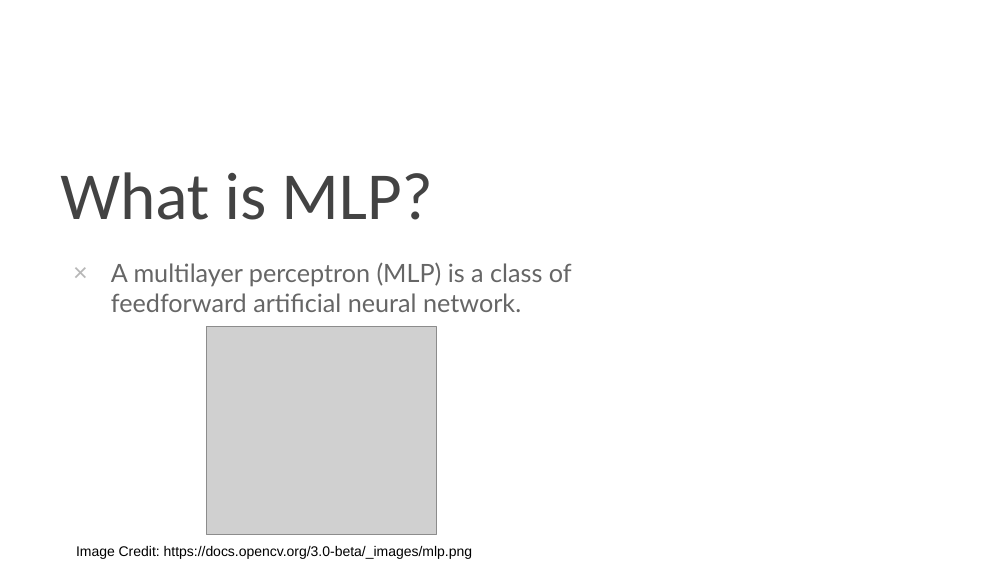
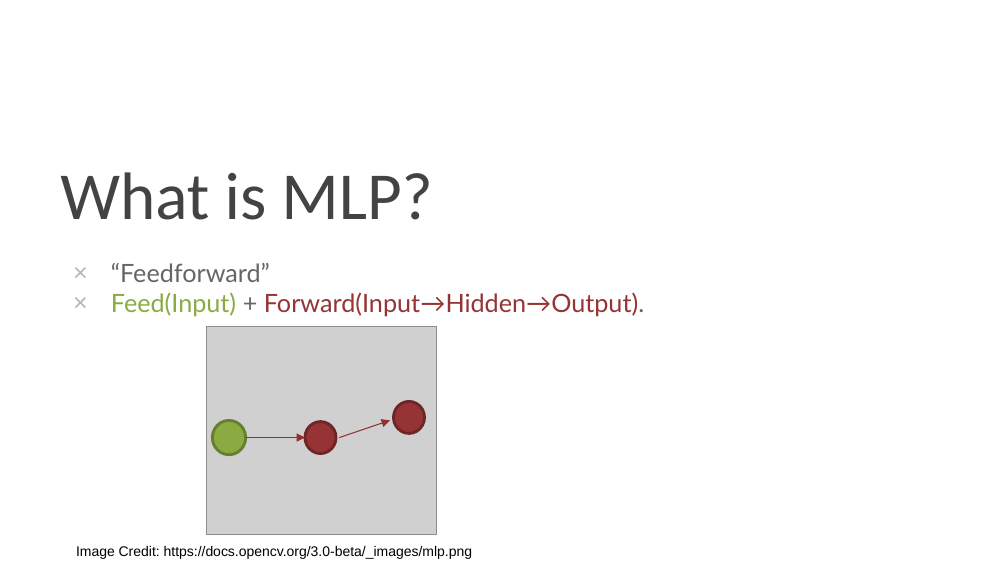
Before and after one commit to Errrneist/Multi-Layer_Perception, a slide deck: slide 4 of Chapter 2-NeuralNet Theory/TBD-Chapter2-L4-Multilayer_Perception_Model.pptx. Drawn at 1008x567 pixels with LibreOffice and Linux fonts; fonts in the diff are those of the drawing; grey boxes stand for pictures; background and template pictures are left out. Boxes give left, top, right and bottom in pixels: in the first picture for what was removed or moved away, otherwise in the second. Text is boxed around its words. In the diff, an @@ line names an element or a change of style, - is before the commit and + after.

```diff
--- a/Chapter 2-NeuralNet Theory/TBD-Chapter2-L4-Multilayer_Perception_Model.pptx
+++ b/Chapter 2-NeuralNet Theory/TBD-Chapter2-L4-Multilayer_Perception_Model.pptx
@@ text at (x1=111, y1=263, x2=644, y2=317): text changed; text colour #666666 to #963334 @@
-× A multilayer perceptron (MLP) is a class of feedforward artificial neural network.
+× “Feedforward”
+× Feed(Input) + Forward(Input→Hidden→Output).
@@ ellipse added at (x1=393, y1=401, x2=424, y2=433), fill #963334, outline #6F2626 2 pt @@
@@ ellipse added at (x1=213, y1=420, x2=246, y2=455), fill #8BAB42, outline #677F31 2 pt @@
@@ arrow added from (246, 437) to (305, 437), #952F30 0.75 pt @@
@@ ellipse added at (x1=305, y1=421, x2=337, y2=454), fill #963334, outline #6F2626 2 pt @@
@@ arrow added from (340, 437) to (390, 420), #952F30 0.75 pt @@
```
Also in this commit, not shown: 4 other files.
